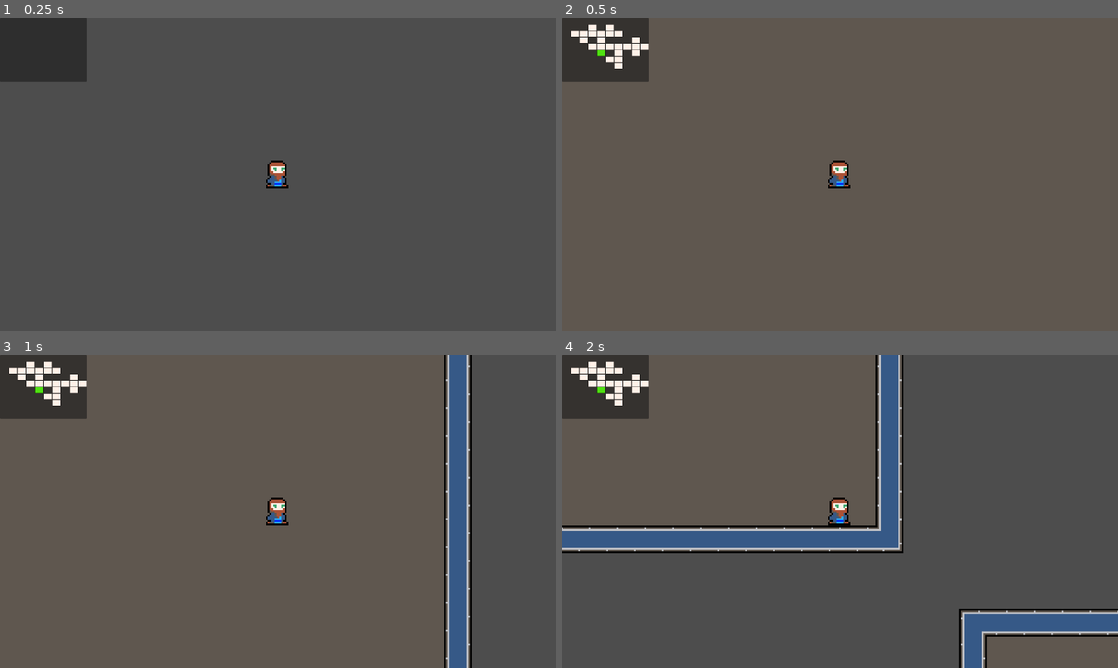
Above: before the commit, frames 1-4 (two rows, left to right).
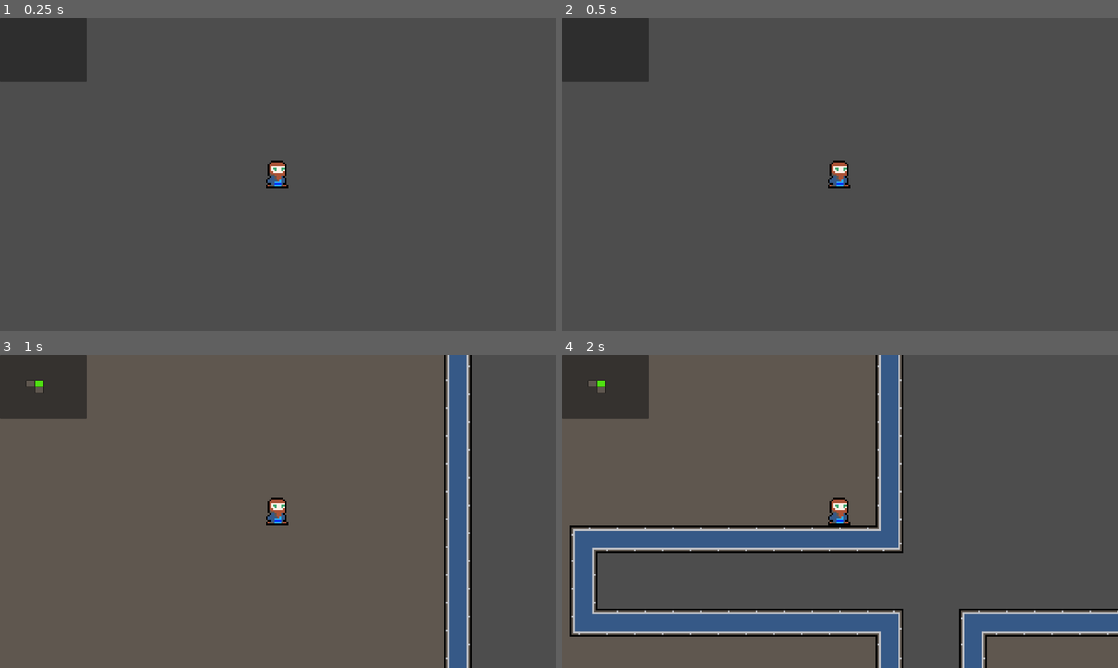
Above: after the commit, the same moments.

Repository: Tarociarz-z-Macedonii/Godot-Dungeon-Generator
Game: Godot game, scene res://scenes/places/Main.tscn
The game is run twice, just before and just after one commit, with the same random seed, the same clock (stepped at 60 frames per second) and the same inputs. The engine's default icon, where the game draws it, is replaced by a stand-in: a white triangle on a blue panel in a dark square.
Inputs:
- Up to frame 1 (0.25 s): no input
- Up to frame 2 (0.5 s): no input
- Up to frame 3 (1 s): hold D (movement_right) from 0.53 s (still down)
- Up to frame 4 (2 s): release D (movement_right) at 1.28 s; hold S (movement_backward) from 1.28 s (still down)

Frame 1 is identical in both runs. In frame 2, 0.8% of the frame differs, in the area x 1-16%, y 2-17%; in frame 3, 0.8%; in frame 4, 7.0%, in the area x 0-62%, y 2-100%.

Commit message:
Final minimap

Diff:
--- a/scenes/places/Main.tscn
+++ b/scenes/places/Main.tscn
@@ -7,7 +7,6 @@
 scale = Vector2(6, 6)
 
 [node name="RoomGenerator" parent="." instance=ExtResource("1_tke5d")]
-position = Vector2(-1920, -1760)
 
 [node name="Player" parent="." instance=ExtResource("1_uhomf")]
 scale = Vector2(1, 1)
--- a/scripts/minimap_displayer.gd
+++ b/scripts/minimap_displayer.gd
@@ -1,15 +1,17 @@
 extends Node2D
 
 var room_icon = preload('res://scenes/prefabs/room_minimap.tscn')
-var current_room_icon = preload('res://sprites/current_room_icon.png')
-var visited_room_icon = preload('res://sprites/room_discovered.png')
-var room_width = 30
-var room_height = 22
-var offset_x = 2400 - 240
-var offset_y = 1760.0 + 176
+var current_icon = preload('res://sprites/current_room_icon.png')
+var explored_icon = preload('res://sprites/room_discovered.png')
+var unexplored_icon = preload('res://sprites/unexplored.png')
+
+var minimap_offset_x
+var minimap_offset_y
+
 var minimap_rooms = {}
+var minimap_room_types = {}
 var minimap_created = false
-var last_current_cords
+var last_current_cords = Vector2(-1,-1)
 var room_generator
 var canvas
 var minimap_background
@@ -20,27 +22,56 @@
 	player = get_node('/root/Place/Player')
 	minimap_background = canvas.get_node('MinimapBackground')
 	minimap_background.size = Vector2(30*10,22*10)
+	minimap_offset_x = room_generator.offset_x + room_generator.room_width/2
+	minimap_offset_y = room_generator.offset_y + room_generator.room_height/2
 
 func _process(delta: float) -> void:
 	if minimap_created:
-		_update_current_room()
+		_on_room_change()
 
 func draw_minimap(rooms_created):
-	for room_cords in rooms_created:
+
+	for cords in rooms_created:
+		minimap_room_types[cords] = 'unseen'
 		var temp_icon = room_icon.instantiate()
 		canvas.add_child(temp_icon)
-		minimap_rooms[room_cords] = temp_icon
-		temp_icon.position = Vector2(room_cords.x * room_width, room_cords.y * room_height)
+		minimap_rooms[cords] = temp_icon
+		temp_icon.position = Vector2(cords.x * room_generator.room_px_width, cords.y * room_generator.room_px_height)
+	minimap_room_types[Vector2(4,4)] = 'current'
 	minimap_created = true
 
 func _get_current_room_cords():
-	return Vector2( int((player.position.x + offset_x) / (room_width*16)), int((player.position.y + offset_y) / (room_height*16)))
+	return Vector2( int((player.position.x + minimap_offset_x) / room_generator.room_width), int((player.position.y + minimap_offset_y) / room_generator.room_height))
 
-func _update_current_room():
+func _on_room_change():
 	var current_cords = _get_current_room_cords()
-	print( (player.position.x + offset_x) / (room_width*16)  )
 	if minimap_rooms.get(current_cords) and last_current_cords != current_cords:
-		for key in minimap_rooms:
-			minimap_rooms[key].texture = visited_room_icon
+		_update_room_types(current_cords, last_current_cords)
+		_update_room_icons(current_cords)
 		last_current_cords = current_cords
-		minimap_rooms[current_cords].texture = current_room_icon
+
+func _give_room_type_unexplored(cords):
+	if room_generator.is_room_existing(cords):
+		if minimap_room_types[cords] == 'unseen':
+			minimap_room_types[cords] = 'unexplored'
+
+func _update_room_types(current_cords, last_current_cords):
+	_give_room_type_unexplored(Vector2(current_cords.x - 1,current_cords.y))
+	_give_room_type_unexplored(Vector2(current_cords.x + 1,current_cords.y))
+	_give_room_type_unexplored(Vector2(current_cords.x,current_cords.y - 1))
+	_give_room_type_unexplored(Vector2(current_cords.x,current_cords.y + 1))
+	minimap_room_types[current_cords] = 'current'
+	minimap_room_types[last_current_cords] = 'explored'
+
+func _update_room_icons(cords):
+	for key in minimap_rooms:
+		if minimap_room_types[key] == 'unseen':
+			minimap_rooms[key].visible = false
+		else:
+			minimap_rooms[key].visible = true
+		if minimap_room_types[key] == 'unexplored':
+			minimap_rooms[key].texture = unexplored_icon
+		if minimap_room_types[key] == 'explored':
+			minimap_rooms[key].texture = explored_icon
+		if minimap_room_types[key] == 'current':
+			minimap_rooms[key].texture = current_icon
--- a/scripts/room_generator.gd
+++ b/scripts/room_generator.gd
@@ -4,19 +4,21 @@
 var room_px_height = 22
 var room_width: int = room_px_width * 16
 var room_height: int =  room_px_height * 16
-
+var offset_x = 4 * room_width
+var offset_y = 4 * room_height
 
 var rooms_created = [] #
 var end_rooms = []
 var rooms_to_create_queue = []
-var max_num_rooms = 24
-var min_num_rooms = 20
-var chance_for_room = 0.7
+var max_num_rooms = 20
+var min_num_rooms = 19
+var chance_for_room = .5
 
 var finished_creating = false
 var room_instantiator
 var minimap_displayer
 func _ready() -> void:
+	position = Vector2(-offset_x, -offset_y)
 	_try_to_add_to_neighbours(Vector2(4,4))
 	rooms_created.append(Vector2(4,4))
 	room_instantiator = get_node("RoomInstantiator")
@@ -48,7 +50,7 @@
 	rooms_created.append(Vector2(4,4))
 	finished_creating = false
 
-func _is_room_existing(cords):
+func is_room_existing(cords):
 	for i in range(len(rooms_created)):
 		if cords == rooms_created[i]:
 			return true
@@ -56,18 +58,18 @@
 
 func _count_neighbours(cords):
 	var neighbours = 0
-	if _is_room_existing(Vector2(cords.x, cords.y - 1)):
+	if is_room_existing(Vector2(cords.x, cords.y - 1)):
 		neighbours += 1
-	if _is_room_existing(Vector2(cords.x, cords.y + 1)):
+	if is_room_existing(Vector2(cords.x, cords.y + 1)):
 		neighbours += 1
-	if _is_room_existing(Vector2(cords.x - 1, cords.y )):
+	if is_room_existing(Vector2(cords.x - 1, cords.y )):
 		neighbours += 1
-	if _is_room_existing(Vector2(cords.x + 1, cords.y )):
+	if is_room_existing(Vector2(cords.x + 1, cords.y )):
 		neighbours += 1
 	return neighbours
 
 func _try_to_add_to_neighbour(cords):
-	if randf_range(0,1.0) < chance_for_room and not _is_room_existing(cords) and _count_neighbours(cords) < 2:
+	if randf_range(0,1.0) < chance_for_room and not is_room_existing(cords) and _count_neighbours(cords) < 2:
 		rooms_to_create_queue.push_back(cords)
 		rooms_created.append(cords)
 		return true
--- a/scripts/room_instantiator.gd
+++ b/scripts/room_instantiator.gd
@@ -1,7 +1,5 @@
 extends Node2D
 
-var room_width: int = 480
-var room_height: int =  352
 var room = preload("res://scenes/prefabs/room.tscn")
 var room_generator
 
@@ -12,26 +10,26 @@
 	for room_cords in rooms_created:
 		var temp_room = room.instantiate()
 		add_child(temp_room)
-		temp_room.position = Vector2(room_cords.x * room_width, room_cords.y * room_height)
+		temp_room.position = Vector2(room_cords.x * room_generator.room_width, room_cords.y * room_generator.room_height)
 		_make_doors(room_cords, temp_room)
 
 func _make_doors(cords, temp_room):
-	if room_generator._is_room_existing(Vector2(cords.x + 1, cords.y)):
+	if room_generator.is_room_existing(Vector2(cords.x + 1, cords.y)):
 		temp_room.get_node('WallRightClosed').enabled = false
 	else:
 		temp_room.get_node('WallRightOpen').enabled = false
 
-	if room_generator._is_room_existing(Vector2(cords.x - 1, cords.y )):
+	if room_generator.is_room_existing(Vector2(cords.x - 1, cords.y )):
 		temp_room.get_node('WallLeftClosed').enabled = false
 	else:
 		temp_room.get_node('WallLeftOpen').enabled = false
 
-	if room_generator._is_room_existing(Vector2(cords.x, cords.y - 1)):
+	if room_generator.is_room_existing(Vector2(cords.x, cords.y - 1)):
 		temp_room.get_node('WallTopClosed').enabled = false
 	else:
 		temp_room.get_node('WallTopOpen').enabled = false
 
-	if room_generator._is_room_existing(Vector2(cords.x, cords.y + 1)):
+	if room_generator.is_room_existing(Vector2(cords.x, cords.y + 1)):
 		temp_room.get_node('WallBottomClosed').enabled = false
 	else:
 		temp_room.get_node('WallBottomOpen').enabled = false
Binary file added: sprites/unexplored.png
Not shown, added: sprites/unexplored.png.import
